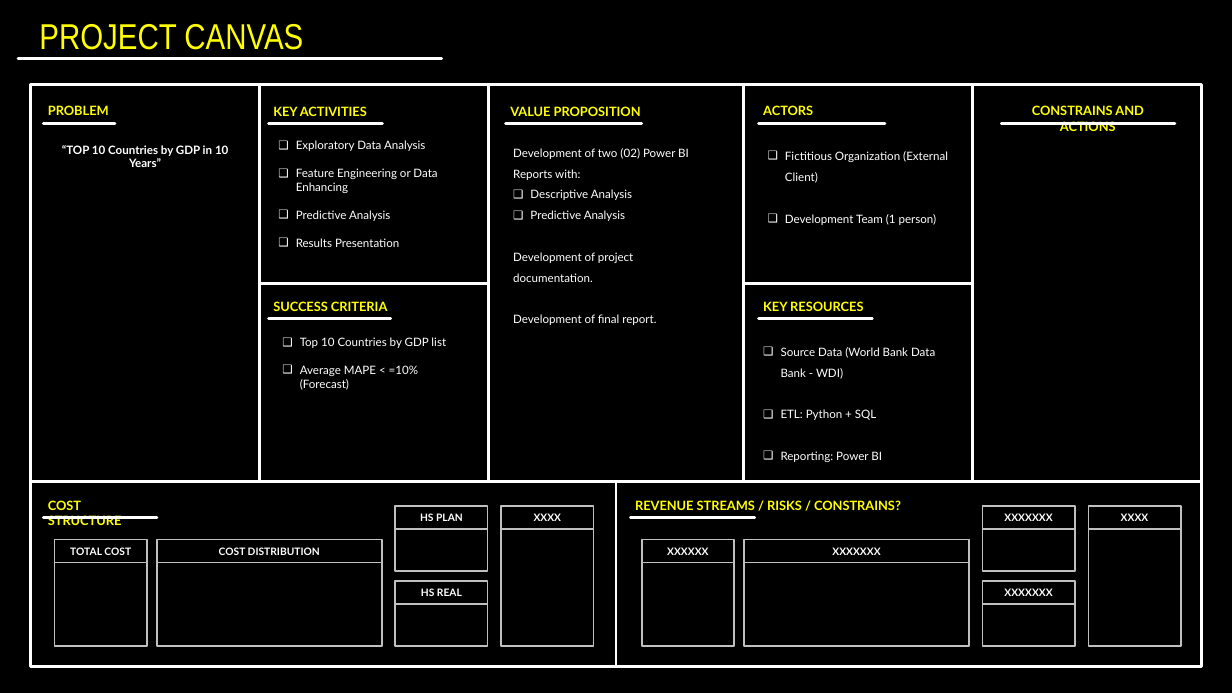
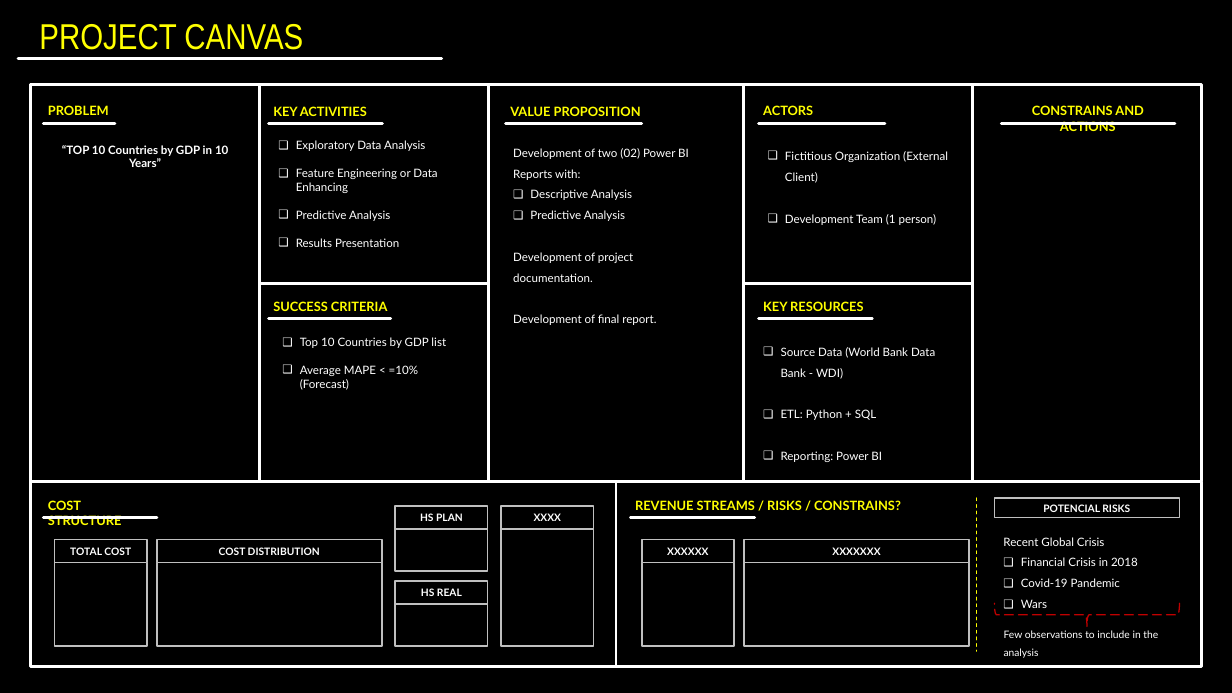
Before and after one commit to zapallo-droid-ca/2023_WDI_ts_GDP_forecasting, a slide deck: slide 5 of docs/executive_report.pptx. Drawn at 1232x693 pixels with LibreOffice and Linux fonts; fonts in the diff are those of the drawing; background and template pictures are left out. Boxes give left, top, right and bottom in pixels: in the first picture for what was removed or moved away, otherwise in the second. Text is boxed around its words. In the diff, an @@ line names an element or a change of style, - is before the commit and + after.

```diff
--- a/docs/executive_report.pptx
+++ b/docs/executive_report.pptx
@@ line added from (977, 498) to (977, 652), #FFFF00 0.75 pt dashed @@
@@ rectangle removed at (x1=982, y1=506, x2=1075, y2=529) @@
-XXXXXXX
@@ rectangle added at (x1=994, y1=498, x2=1179, y2=518), outline #BFBFBF 1.25 pt, 8 pt, text #FFFFFF, bold @@
+POTENCIAL RISKS
@@ rectangle removed at (x1=1089, y1=506, x2=1181, y2=529) @@
-XXXX
@@ rectangle removed at (x1=982, y1=529, x2=1075, y2=571) @@
@@ text added at (x1=1003, y1=537, x2=1138, y2=608), 9 pt, text #FFFFFF @@
+Recent Global Crisis
+❑ Financial Crisis in 2018
+❑ Covid-19 Pandemic
+❑ Wars
@@ rectangle removed at (x1=1089, y1=529, x2=1181, y2=646) @@
@@ rectangle removed at (x1=982, y1=581, x2=1075, y2=604) @@
-XXXXXXX
@@ rectangle removed at (x1=982, y1=604, x2=1075, y2=647) @@
@@ right brace added at (x1=995, y1=603, x2=1180, y2=626), outline #C00000 1 pt dashed @@
@@ text added at (x1=1004, y1=630, x2=1158, y2=658), 8 pt, text #FFFFFF @@
+Few observations to include in the analysis
```
Also in this commit, not shown: 26 other files.
